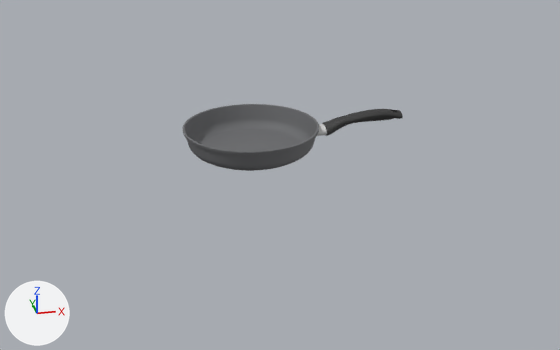
Two versions of the Blender file blender/easy-cook_gray-stone_lh_GL4128.blend, one commit apart.
Camera for both pictures: a camera (50 mm lens) standing at (-2.3, -14.94, 6.17) and looking at (0.52, -0.46, -0.43). Lighting does not change. The marker at lower left points along +X, +Y and +Z.

The first picture shows 'Main_easy-cook.001', 'handle_02r'.
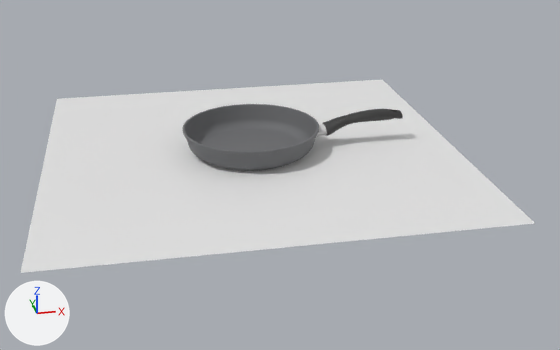
Location of each change, (x1, y1, x2, y2) in pixels of the pictures (560 x 350 px):
'Plane', shown
    after: (20, 80, 534, 273)

The change in detail:
Object 'Plane' (ob_plane) is now shown.
